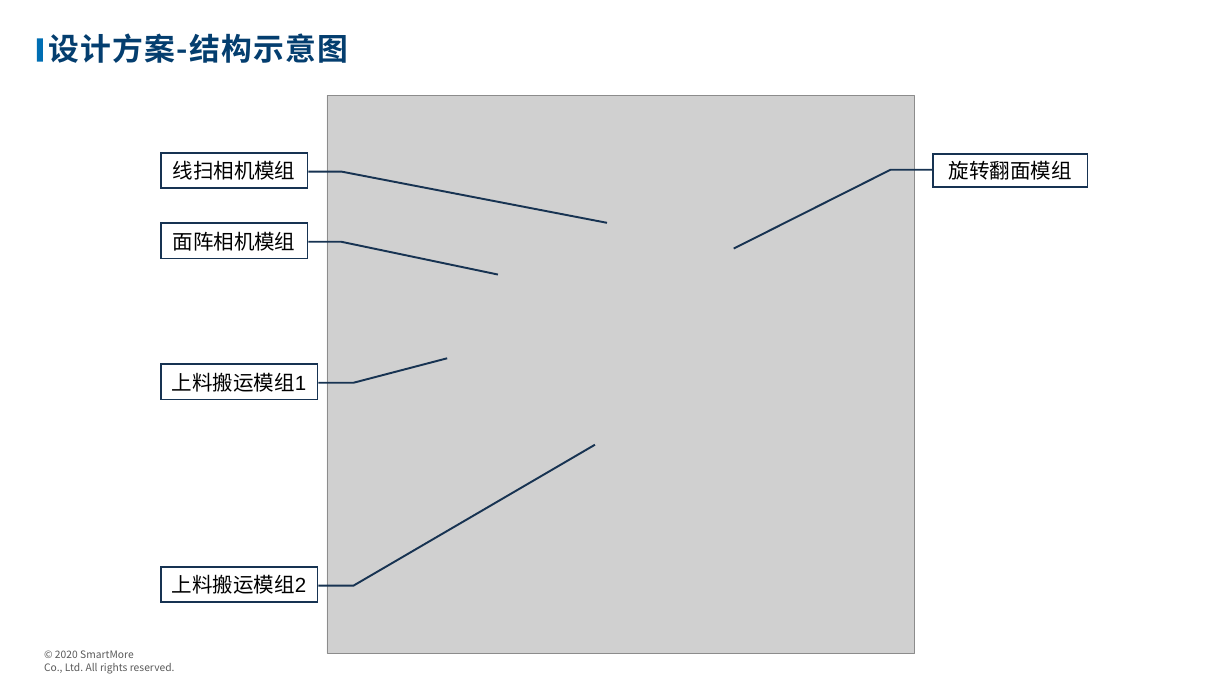
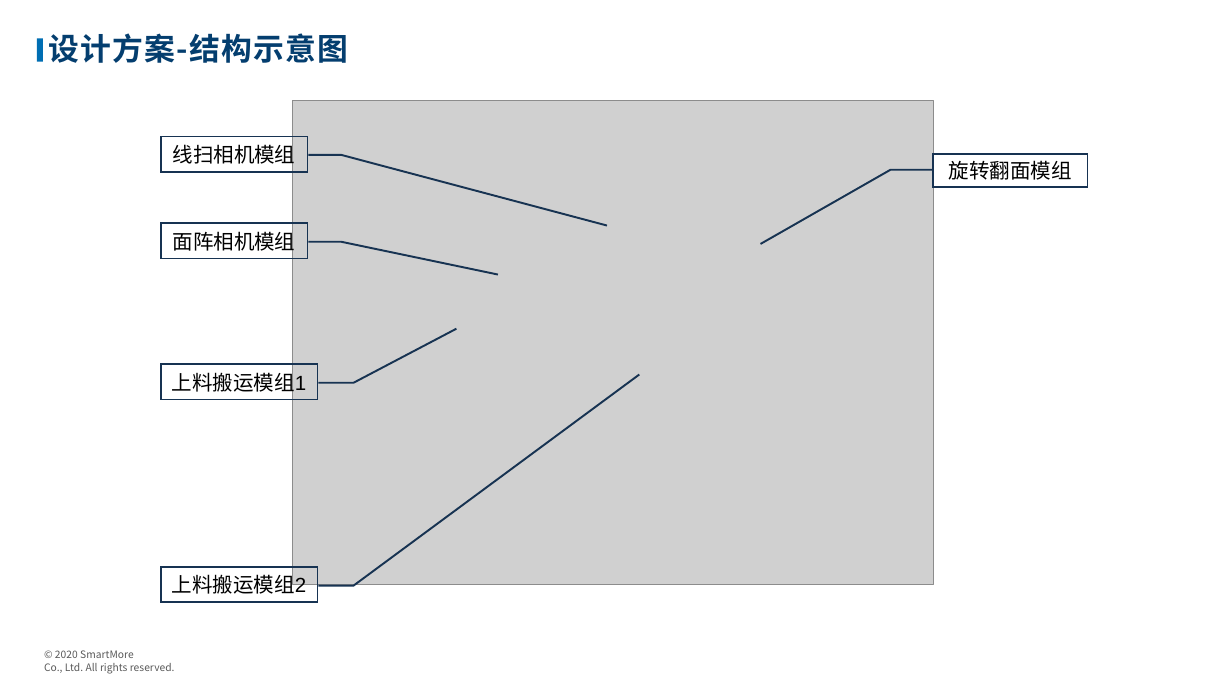
Before and after one commit to wanglvhh/Solution_2021, a slide deck: slide 9 of 2021/11/观澜富士康项目/样机方案/中框检测样机解决方案.pptx. Drawn at 1232x693 pixels with LibreOffice and Linux fonts; fonts in the diff are those of the drawing; grey boxes stand for pictures; background and template pictures are left out. Boxes give left, top, right and bottom in pixels: in the first picture for what was removed or moved away, otherwise in the second. Text is boxed around its words. In the diff, an @@ line names an element or a change of style, - is before the commit and + after.

Commit message:
Update 手机中框样机方案

```diff
--- a/2021/11/观澜富士康项目/样机方案/中框检测样机解决方案.pptx
+++ b/2021/11/观澜富士康项目/样机方案/中框检测样机解决方案.pptx
@@ picture: place and size @@
-picture at (327,95,915,653)
+picture at (293,101,933,585)
@@ proportions changed in 4 elements at (933,154,1088,188), (161,364,318,399), (161,567,318,603), (161,137,308,172) @@
@@ border callout "线扫相机模组": place and size @@
-border callout "线扫相机模组" at (161,153,308,189)
+border callout "线扫相机模组" at (161,137,308,172)
```
Also in this commit, not shown: 6 other slides changed, 1 slide added, 1 other file.
